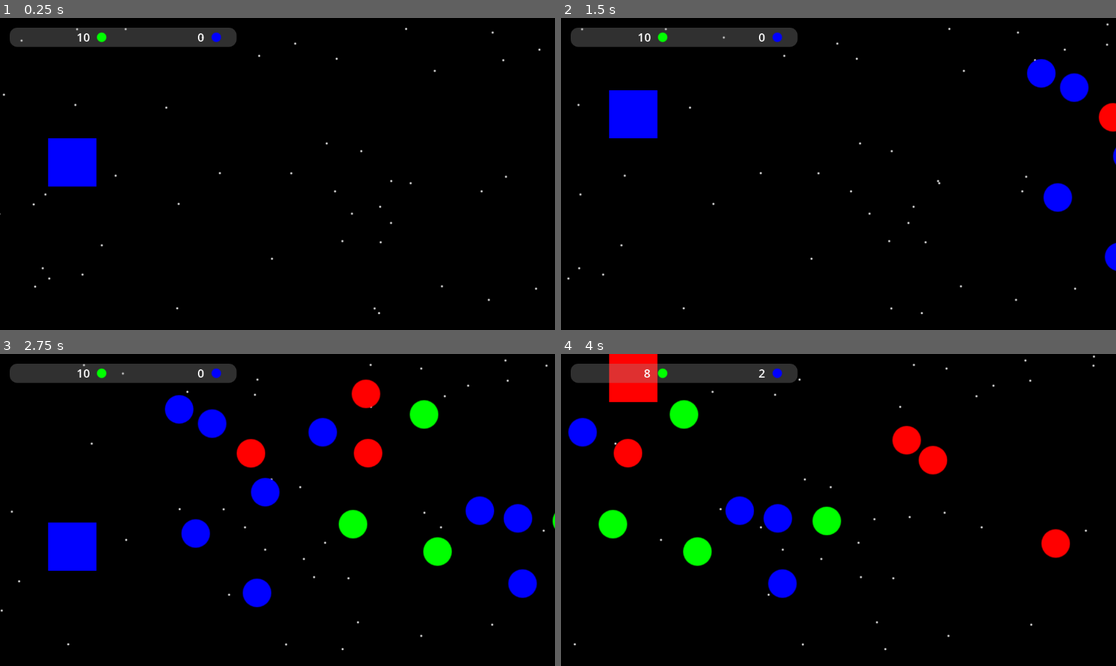
Above: before the commit, frames 1-4 (two rows, left to right).
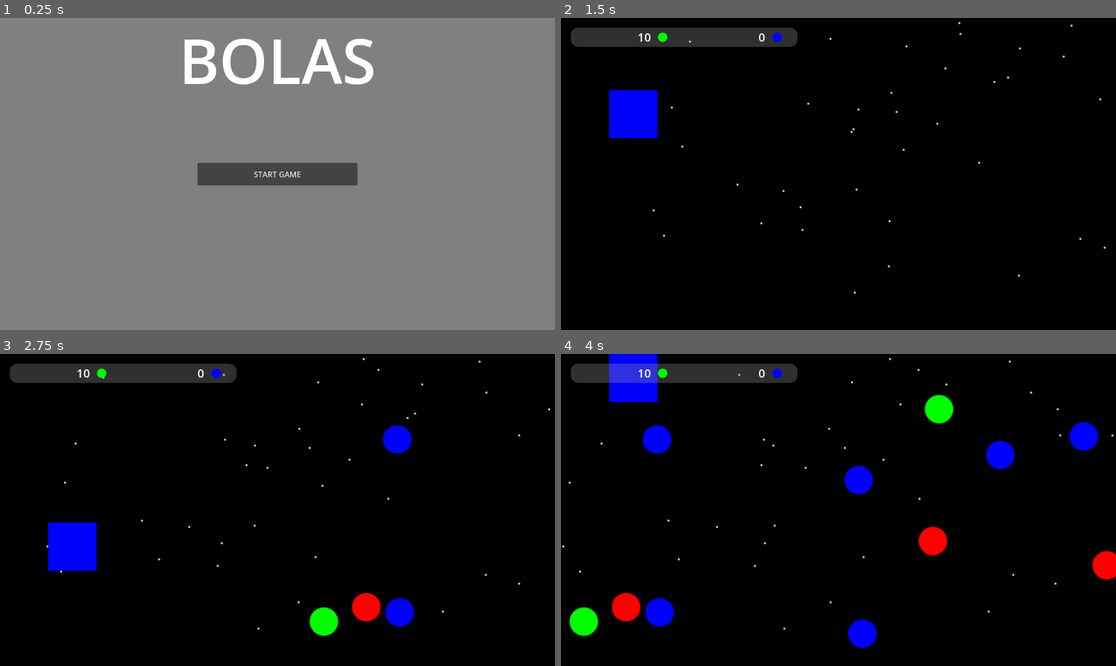
Above: after the commit, the same moments.

Repository: Bolgeg/godot_bolas
Game: Godot game, scene res://full_game.tscn
Two runs of this game, one before a commit and one after it. Both use one fixed random seed, a clock stepped at 60 frames per second and the inputs below. Before the commit the project starts from res://game.tscn.
Inputs (mouse positions are in pixels of both pictures, inside the frame that each line leads up to):
- Up to frame 1 (0.25 s): no input
- Up to frame 2 (1.5 s): click (838, 174) at 0.5 s, where only the run after the commit has a clickable "START GAME"; hold W (move_up) from 1.28 s (still down)
- Up to frame 3 (2.75 s): release W (move_up) at 2.03 s; hold S (move_down) from 2.03 s (still down)
- Up to frame 4 (4 s): release S (move_down) at 2.78 s; hold W (move_up) from 2.78 s (still down)

The runs differ from the first frame. In frame 1, 100% of the frame differs, in the area x 0-100%, y 0-100%; in frame 2, 1.9%; in frame 3, 7.7%; in frame 4, 11%.

Commit message:
Menu and game over

Diff:
--- /dev/null
+++ b/full_game.gd
@@ -0,0 +1,32 @@
+extends Node2D
+
+func _on_start_button_pressed() -> void:
+	exit_menu()
+	enter_game()
+
+func _on_game_over(score):
+	%GameOverMenu.visible=true
+	%GameOverMenu.start(score)
+
+func _on_menu_button_pressed() -> void:
+	exit_game()
+	enter_menu()
+
+func _on_restart_button_pressed() -> void:
+	exit_game()
+	enter_game()
+
+func exit_menu():
+	%MainMenu.visible=false
+func enter_menu():
+	%MainMenu.visible=true
+func exit_game():
+	for child in %GameContainer.get_children():
+		if child.has_method("destroy"):
+			child.destroy()
+	if %GameOverMenu.visible:
+		%GameOverMenu.visible=false
+func enter_game():
+	var game=preload("res://game.tscn").instantiate()
+	game.game_over.connect(_on_game_over)
+	%GameContainer.add_child(game)
--- /dev/null
+++ b/full_game.tscn
@@ -0,0 +1,172 @@
+[gd_scene load_steps=4 format=3 uid="uid://cu2wyei7c1wi3"]
+
+[ext_resource type="Script" uid="uid://b2i5nlky1cqwy" path="res://full_game.gd" id="1_3h4wb"]
+[ext_resource type="Script" uid="uid://u57ecmkjjlu3" path="res://game_over_menu.gd" id="2_q3qoe"]
+
+[sub_resource type="StyleBoxFlat" id="StyleBoxFlat_q3qoe"]
+bg_color = Color(1, 1, 1, 0.25098)
+corner_radius_top_left = 16
+corner_radius_top_right = 16
+corner_radius_bottom_right = 16
+corner_radius_bottom_left = 16
+
+[node name="FullGame" type="Node2D"]
+script = ExtResource("1_3h4wb")
+
+[node name="CanvasLayer" type="CanvasLayer" parent="."]
+
+[node name="MainMenu" type="Control" parent="CanvasLayer"]
+unique_name_in_owner = true
+layout_mode = 3
+anchors_preset = 15
+anchor_right = 1.0
+anchor_bottom = 1.0
+grow_horizontal = 2
+grow_vertical = 2
+
+[node name="Background" type="ColorRect" parent="CanvasLayer/MainMenu"]
+layout_mode = 2
+anchor_right = 1.0
+anchor_bottom = 1.0
+grow_horizontal = 2
+grow_vertical = 2
+color = Color(0.501961, 0.501961, 0.501961, 1)
+
+[node name="StartButton" type="Button" parent="CanvasLayer/MainMenu"]
+layout_mode = 2
+anchor_left = 0.5
+anchor_top = 0.5
+anchor_right = 0.5
+anchor_bottom = 0.5
+offset_left = -166.0
+offset_top = -23.5
+offset_right = 166.0
+offset_bottom = 23.5
+grow_horizontal = 2
+grow_vertical = 2
+text = "START GAME"
+
+[node name="Label" type="Label" parent="CanvasLayer/MainMenu"]
+layout_mode = 1
+anchors_preset = 10
+anchor_right = 1.0
+offset_bottom = 23.0
+grow_horizontal = 2
+theme_override_font_sizes/font_size = 128
+text = "BOLAS"
+horizontal_alignment = 1
+vertical_alignment = 1
+
+[node name="GameOverMenu" type="Control" parent="CanvasLayer"]
+unique_name_in_owner = true
+visible = false
+layout_mode = 3
+anchors_preset = 15
+anchor_right = 1.0
+anchor_bottom = 1.0
+grow_horizontal = 2
+grow_vertical = 2
+script = ExtResource("2_q3qoe")
+
+[node name="BackgroundFade" type="ColorRect" parent="CanvasLayer/GameOverMenu"]
+unique_name_in_owner = true
+layout_mode = 1
+anchors_preset = 15
+anchor_right = 1.0
+anchor_bottom = 1.0
+grow_horizontal = 2
+grow_vertical = 2
+color = Color(0, 0, 0, 1)
+
+[node name="GameOverTimer" type="Timer" parent="CanvasLayer/GameOverMenu"]
+unique_name_in_owner = true
+one_shot = true
+
+[node name="GameOverMenuPanel" type="Control" parent="CanvasLayer/GameOverMenu"]
+unique_name_in_owner = true
+layout_mode = 1
+anchors_preset = 15
+anchor_right = 1.0
+anchor_bottom = 1.0
+grow_horizontal = 2
+grow_vertical = 2
+
+[node name="Panel" type="Panel" parent="CanvasLayer/GameOverMenu/GameOverMenuPanel"]
+layout_mode = 1
+anchors_preset = 8
+anchor_left = 0.5
+anchor_top = 0.5
+anchor_right = 0.5
+anchor_bottom = 0.5
+offset_left = -166.0
+offset_top = -166.0
+offset_right = 166.0
+offset_bottom = 166.0
+grow_horizontal = 2
+grow_vertical = 2
+theme_override_styles/panel = SubResource("StyleBoxFlat_q3qoe")
+
+[node name="Label" type="Label" parent="CanvasLayer/GameOverMenu/GameOverMenuPanel/Panel"]
+layout_mode = 1
+anchors_preset = 10
+anchor_right = 1.0
+offset_bottom = 23.0
+grow_horizontal = 2
+theme_override_font_sizes/font_size = 48
+text = "GAME OVER"
+horizontal_alignment = 1
+
+[node name="RestartButton" type="Button" parent="CanvasLayer/GameOverMenu/GameOverMenuPanel/Panel"]
+layout_mode = 1
+anchors_preset = 8
+anchor_left = 0.5
+anchor_top = 0.5
+anchor_right = 0.5
+anchor_bottom = 0.5
+offset_left = -116.0
+offset_top = -15.0
+offset_right = 114.0
+offset_bottom = 38.0
+grow_horizontal = 2
+grow_vertical = 2
+theme_override_font_sizes/font_size = 32
+text = "RESTART"
+
+[node name="MenuButton" type="Button" parent="CanvasLayer/GameOverMenu/GameOverMenuPanel/Panel"]
+layout_mode = 1
+anchors_preset = 7
+anchor_left = 0.5
+anchor_top = 1.0
+anchor_right = 0.5
+anchor_bottom = 1.0
+offset_left = -115.0
+offset_top = -92.0
+offset_right = 114.0
+offset_bottom = -40.0
+grow_horizontal = 2
+grow_vertical = 0
+theme_override_font_sizes/font_size = 32
+text = "MENU"
+
+[node name="ScoreLabel" type="Label" parent="CanvasLayer/GameOverMenu/GameOverMenuPanel/Panel"]
+unique_name_in_owner = true
+layout_mode = 1
+anchors_preset = 5
+anchor_left = 0.5
+anchor_right = 0.5
+offset_left = -121.0
+offset_top = 77.0
+offset_right = 121.0
+offset_bottom = 121.0
+grow_horizontal = 2
+theme_override_font_sizes/font_size = 32
+text = "1012314214"
+horizontal_alignment = 1
+vertical_alignment = 1
+
+[node name="GameContainer" type="Node2D" parent="."]
+unique_name_in_owner = true
+
+[connection signal="pressed" from="CanvasLayer/MainMenu/StartButton" to="." method="_on_start_button_pressed"]
+[connection signal="pressed" from="CanvasLayer/GameOverMenu/GameOverMenuPanel/Panel/RestartButton" to="." method="_on_restart_button_pressed"]
+[connection signal="pressed" from="CanvasLayer/GameOverMenu/GameOverMenuPanel/Panel/MenuButton" to="." method="_on_menu_button_pressed"]
--- a/game.gd
+++ b/game.gd
@@ -1,5 +1,17 @@
 extends Node2D
+
+signal game_over(score)
 
 func _process(_delta: float) -> void:
 	%LivesLabel.text=str(%Player.lives)
 	%ScoreLabel.text=str(%Player.score)
+	if %Player.lives<=0:
+		%Player.lives=0
+		game_over.emit(%Player.score)
+		pause()
+
+func pause():
+	process_mode=Node.PROCESS_MODE_DISABLED
+
+func destroy():
+	queue_free()
--- /dev/null
+++ b/game_over_menu.gd
@@ -0,0 +1,17 @@
+extends Control
+
+func _ready() -> void:
+	visible=false
+
+func start(score):
+	%GameOverTimer.start()
+	%GameOverMenuPanel.visible=false
+	%ScoreLabel.text=str(score)
+
+func _process(_delta: float) -> void:
+	var t:=1.0
+	if %GameOverTimer.wait_time>0:
+		t=1-%GameOverTimer.time_left/%GameOverTimer.wait_time
+	%BackgroundFade.color=lerp(Color(0,0,0,0),Color(0,0,0,0.75),sqrt(t))
+	if t==1:
+		%GameOverMenuPanel.visible=true
--- a/project.godot
+++ b/project.godot
@@ -11,7 +11,7 @@
 [application]
 
 config/name="godot_bolas"
-run/main_scene="uid://brj557jbtqqwf"
+run/main_scene="uid://cu2wyei7c1wi3"
 config/features=PackedStringArray("4.4", "Forward Plus")
 config/icon="res://icon.svg"
 
Not shown, added: full_game.gd.uid
Not shown, added: game_over_menu.gd.uid
